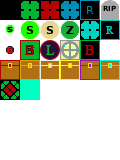
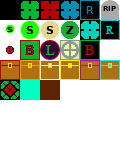
Before/after of a w=120, h=160 layered artwork. What changed in the layer stack:
painted on "imageSource2.png" over (40, 80, 60, 100)
